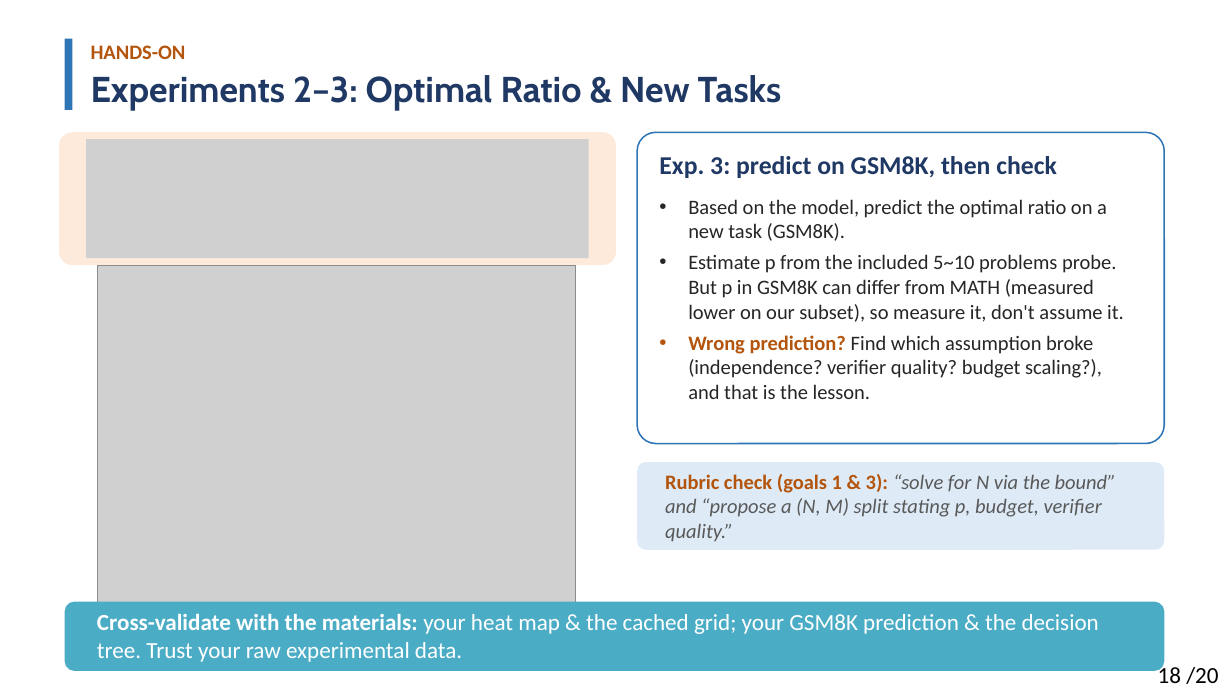
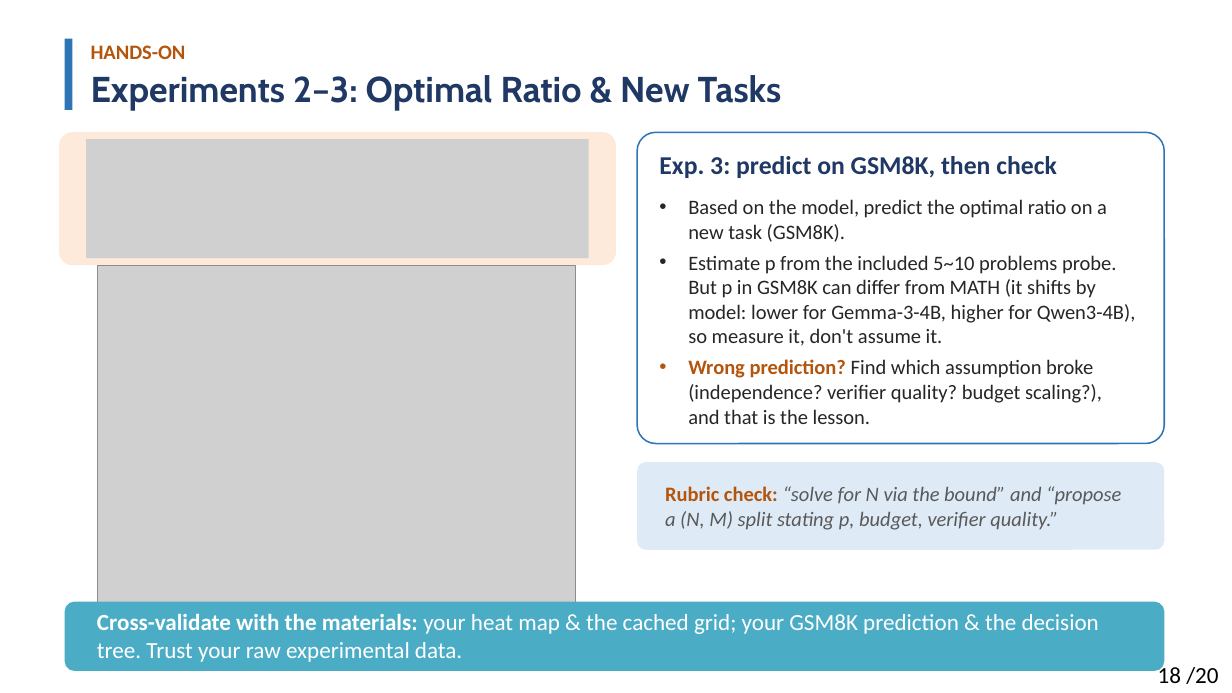
Before and after one commit to Solitus0726/search-vs-verify-course, a slide deck: slide 18 of slides/lecture_slides.pptx. Drawn at 1232x693 pixels with LibreOffice and Linux fonts; fonts in the diff are those of the drawing; grey boxes stand for pictures. Boxes give left, top, right and bottom in pixels: in the first picture for what was removed or moved away, otherwise in the second. Text is boxed around its words. In the diff, an @@ line names an element or a change of style, - is before the commit and + after.

```diff
--- a/slides/lecture_slides.pptx
+++ b/slides/lecture_slides.pptx
@@ text at bbox=[688, 255, 1136, 346]: text changed @@
-• Estimate p from the included 5~10 problems probe. But p in GSM8K can differ from MATH (measured lower on our subset), so measure it, don't assume it.
+• Estimate p from the included 5~10 problems probe. But p in GSM8K can differ from MATH (it shifts by model: lower for Gemma-3-4B, higher for Qwen3-4B), so measure it, don't assume it.
@@ text at bbox=[688, 359, 1102, 424]: more space between paragraphs @@
@@ text at bbox=[665, 486, 1121, 530]: text changed @@
-Rubric check (goals 1 & 3): “solve for N via the bound” and “propose a (N, M) split stating p, budget, verifier quality.”
+Rubric check: “solve for N via the bound” and “propose a (N, M) split stating p, budget, verifier quality.”
```
Also in this commit, not shown: 10 other slides changed, 1 other file.
